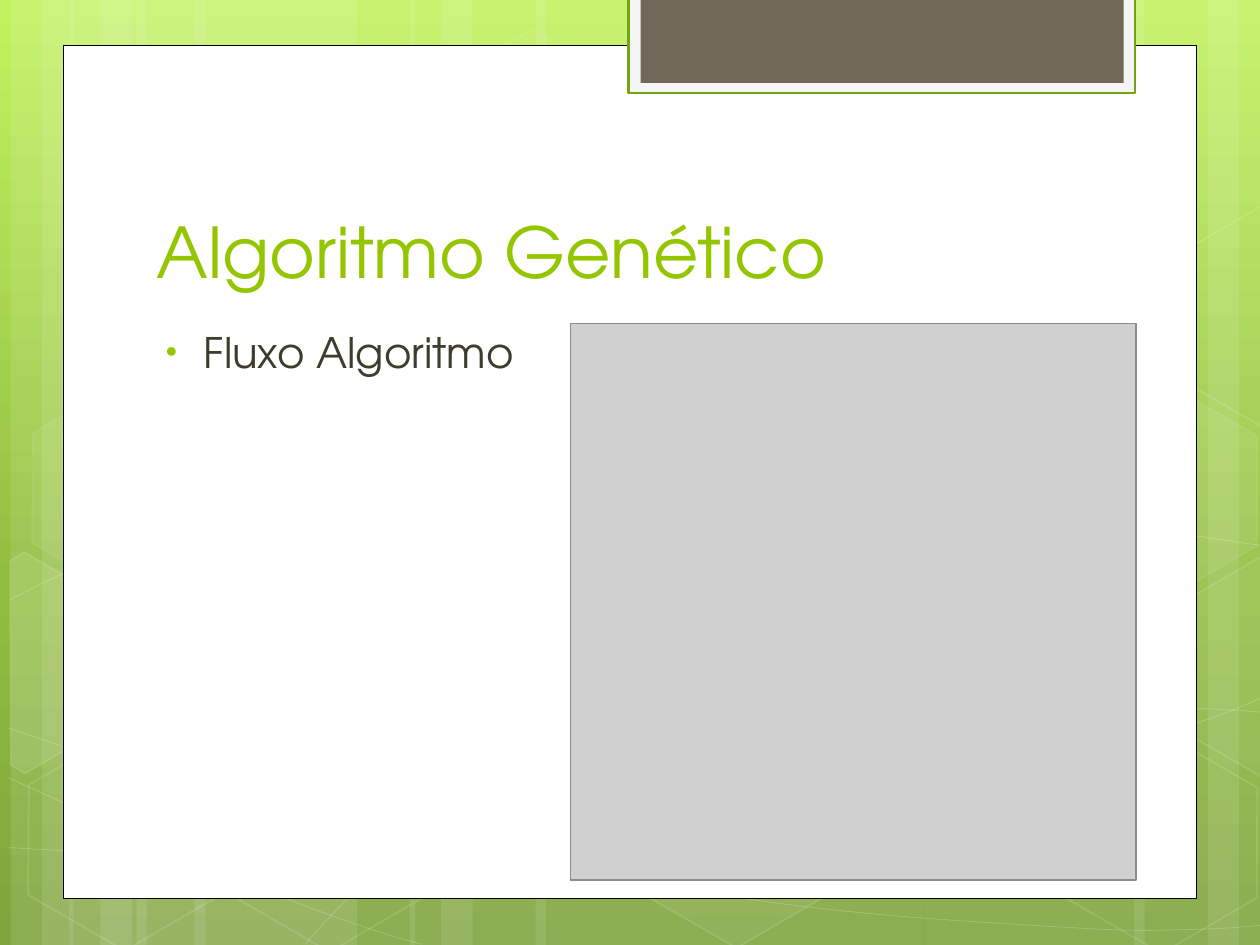
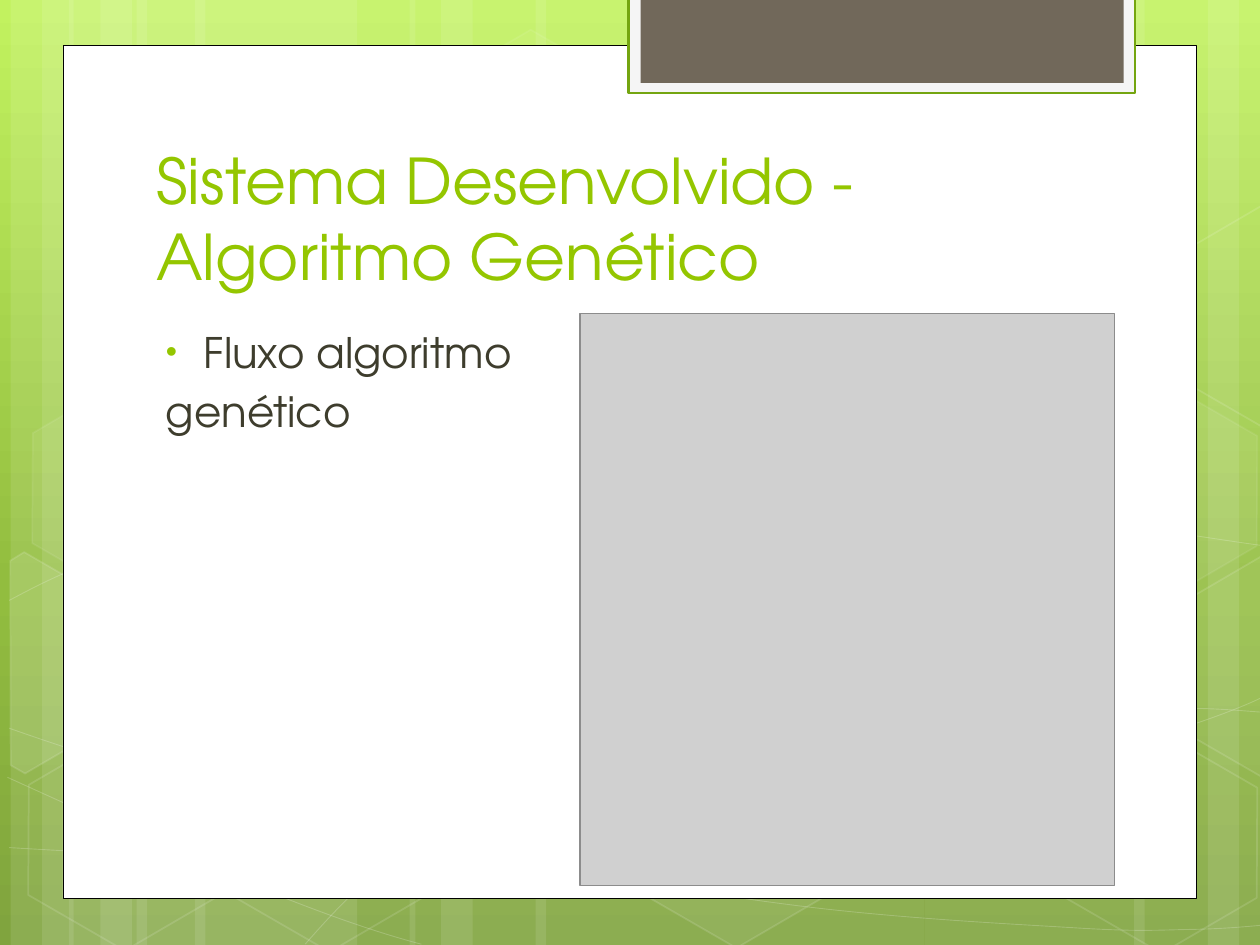
Before and after one commit to alexandregme/tcc2, a slide deck: slide 24 of Apresentação.pptx (slide 13 before the commit). Drawn at 1260x945 pixels with LibreOffice and Linux fonts; fonts in the diff are those of the drawing; grey boxes stand for pictures. Boxes give left, top, right and bottom in pixels: in the first picture for what was removed or moved away, otherwise in the second. Text is boxed around its words. In the diff, an @@ line names an element or a change of style, - is before the commit and + after.

```diff
--- a/Apresentação.pptx
+++ b/Apresentação.pptx
@@ title at (156,156,815,294): text changed; size 40 to 36 pt @@
-Algoritmo Genético
+Sistema Desenvolvido - Algoritmo Genético
@@ picture: place and size @@
-picture at (571,324,1137,879)
+picture at (580,314,1115,886)
@@ text at (166,337,511,436): text changed @@
-• Fluxo Algoritmo
+• Fluxo algoritmo
+genético
```
Also in this commit, not shown: 12 other slides changed, 28 slides added, 1 slide removed, 1 other file.
